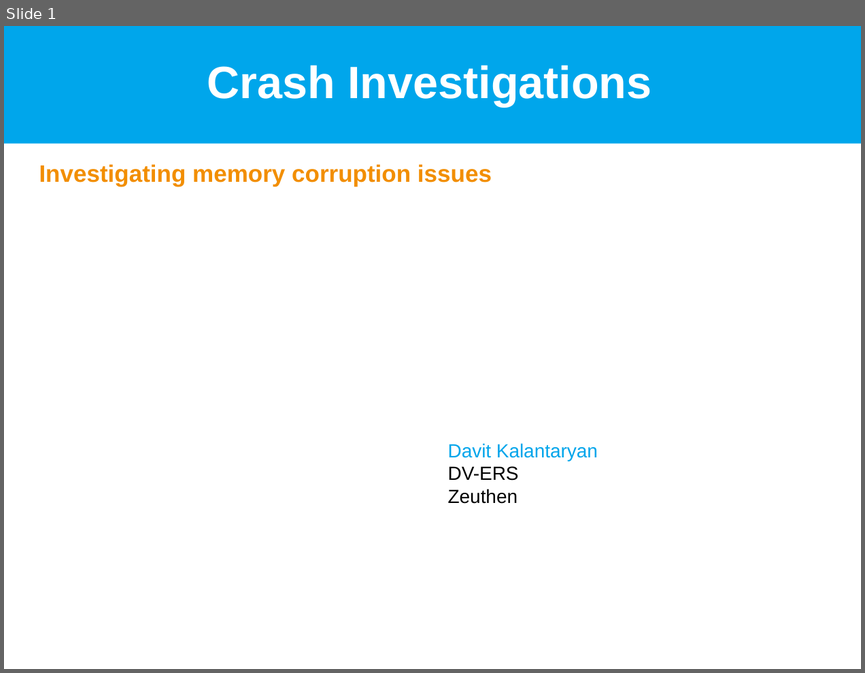
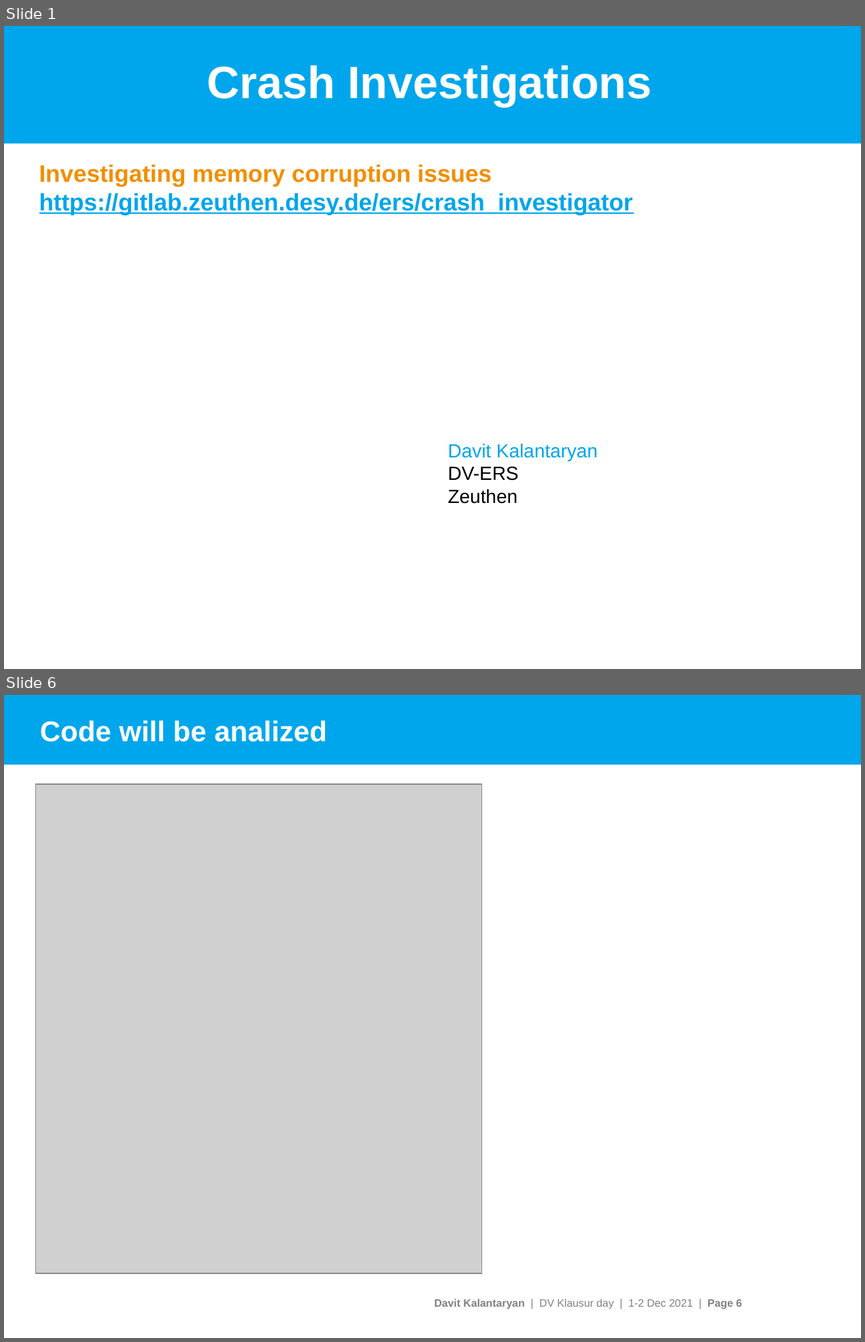
Before and after one commit to davitkalantaryan/old-crash_investigator, a slide deck: docs/crash_investigations.pptx. Shown one above the other, each under a label of ours: slide 1 before the commit, slides 1 and 6 after it; the slides between them are not shown. The pictures are 865x673 and 865x1342 pixels, drawn with LibreOffice and Linux fonts; fonts in the diff are those of the drawing; grey boxes stand for pictures; background and template pictures are left out. Boxes give left, top, right and bottom in pixels: in the first picture for what was removed or moved away, otherwise in the second. Text is boxed around its words. In the diff, an @@ line names an element or a change of style, - is before the commit and + after.

Commit message:
Feature/5 prepare presentation (#13)
* presentation preparation is ongoing
* presentation preparation is ongoing
* some tests on windows
* applied changes in the Linux
* applied windows corrections
* some tests on ubuntu
* fixed Makefile
* added new test case
* modified a bit corruption test
* changed prj/common/common_mkfl/sys_common.unix.Makefile to use other Makefile from cpputils
* applied the last commit of cpputils
* added the last version of the presentation

```diff
--- a/docs/crash_investigations.pptx
+++ b/docs/crash_investigations.pptx
@@ slide 6 added at bbox=[4, 695, 861, 1338], background #FFFFFF @@
@@ rectangle added at bbox=[4, 695, 861, 764], fill #00A6EB @@
@@ title added at bbox=[40, 720, 327, 742], 24 pt, text #FFFFFF, bold @@
+Code will be analized
@@ picture added at bbox=[36, 784, 481, 1273] @@
@@ text added at bbox=[434, 1298, 742, 1308], 9 pt, text #808080 @@
+Davit Kalantaryan | DV Klausur day | 1-2 Dec 2021 | Page 6
@@ slide 1 changed as well @@
@@ subtitle at bbox=[39, 164, 633, 215]: text changed; text colour #F28E00 to #00A5EB @@
-Investigating memory corruption issues
+Investigating memory corruption issues
+https://gitlab.zeuthen.desy.de/ers/crash_investigator
```
Also in this commit, not shown: 1 other slide changed, 3 other slides added, 7 slides removed, 30 other files.
